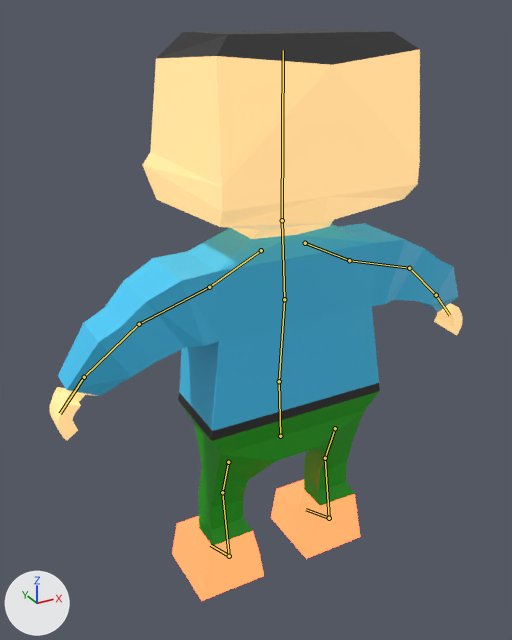
An edit to the Blender file 6_Projects/Low-Poly-2.blend, drawn before and after from the same camera.
Before and after are seen from a 50 mm camera at (-0.923, -1.528, 1.618) aimed at (-0.032, 0.092, 0.808). The axes (+X, +Y, +Z) are drawn at lower left. The lights are the same throughout. The bones that bend it are drawn over the model as lines.

Names of what the first picture shows: 'Hadi'.
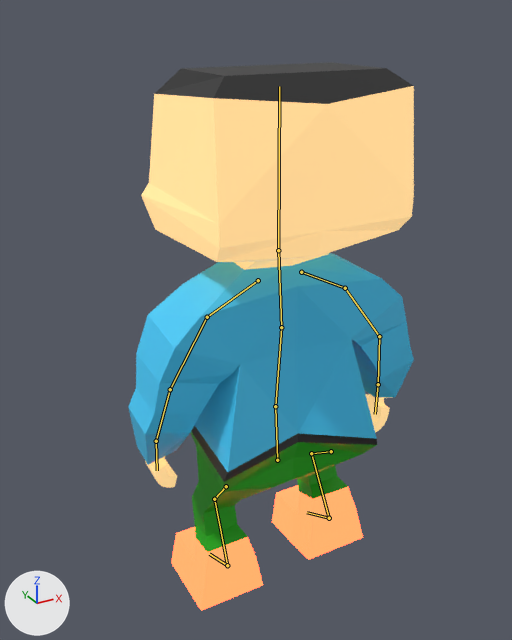
The newer file adds an action. The first version stands in its rest pose; the second is drawn at frame 1 of the action 'Idle'.

Where the change shows, as pixel boxes [x1, y1, x2, y2] in the pictures (512 x 640 px):
```json
{"object": "Hadi", "change": "posed", "before": [49, 29, 463, 601], "after": [128, 62, 414, 611], "on screen": "31% narrower"}
{"bone": "Pelvis", "before": "(280, 436) to (279, 381)", "after": "(277, 460) to (275, 406)"}
{"bone": "UpperArm.L", "before": "(209, 287) to (139, 324)", "after": "(207, 317) to (170, 389)"}
{"bone": "LowerArm.L", "before": "(139, 324) to (84, 377)", "after": "(170, 389) to (156, 441)"}
{"bone": "UpperArm.R", "before": "(349, 260) to (409, 268)", "after": "(345, 288) to (379, 336)"}
```

The change, as JSON lines over the scene's bpy script:
```json
{"block": "bone_pelvis", "where": "bone_pelvis = bpy.data.objects['Armature'].pose.bones['Pelvis']"}
{"op": "set", "path": "bone_pelvis.location", "old": "(0.0, 0.0, 0.0)", "new": "(0.009, -0.08, 0.006)"}
{"block": "bone_upperarm_l", "where": "bone_upperarm_l = bpy.data.objects['Armature'].pose.bones['UpperArm.L']  # child of 'Shoulder.L'"}
{"op": "set", "path": "bone_upperarm_l.rotation_quaternion", "old": "(1.0, 0.0, 0.0, 0.0)", "new": "(0.939, 0.0, 0.039, -0.342)", "note": "degrees (0, 0, 0) -> degrees (-2, 4, -40)"}
{"block": "bone_lowerarm_l", "where": "bone_lowerarm_l = bpy.data.objects['Armature'].pose.bones['LowerArm.L']  # child of 'UpperArm.L'"}
{"op": "set", "path": "bone_lowerarm_l.rotation_quaternion", "old": "(1.0, 0.0, 0.0, 0.0)", "new": "(0.997, 0.071, -0.014, 0.001)", "note": "degrees (0, 0, 0) -> degrees (8, -2, 0)"}
{"block": "bone_upperarm_r", "where": "bone_upperarm_r = bpy.data.objects['Armature'].pose.bones['UpperArm.R']  # child of 'Shoulder.R'"}
{"op": "set", "path": "bone_upperarm_r.rotation_quaternion", "old": "(1.0, 0.0, 0.0, 0.0)", "new": "(0.937, 0.0, -0.04, 0.348)", "note": "degrees (0, 0, 0) -> degrees (-2, -4, 41)"}
{"block": "bone_iktarget_l", "where": "bone_iktarget_l = bpy.data.objects['Armature'].pose.bones['IKTarget.L']"}
{"op": "set", "path": "bone_iktarget_l.location", "old": "(0.0, 0.0, 0.0)", "new": "(0.001, -0.009, -0.045)"}
{"block": "bone_iktarget_r", "where": "bone_iktarget_r = bpy.data.objects['Armature'].pose.bones['IKTarget.R']"}
{"op": "set", "path": "bone_iktarget_r.rotation_quaternion", "old": "(1.0, 0.0, 0.0, 0.0)", "new": "(0.999, 0.035, 0.0, 0.0)", "note": "degrees (0, 0, 0) -> degrees (4, 0, 0)"}
```
